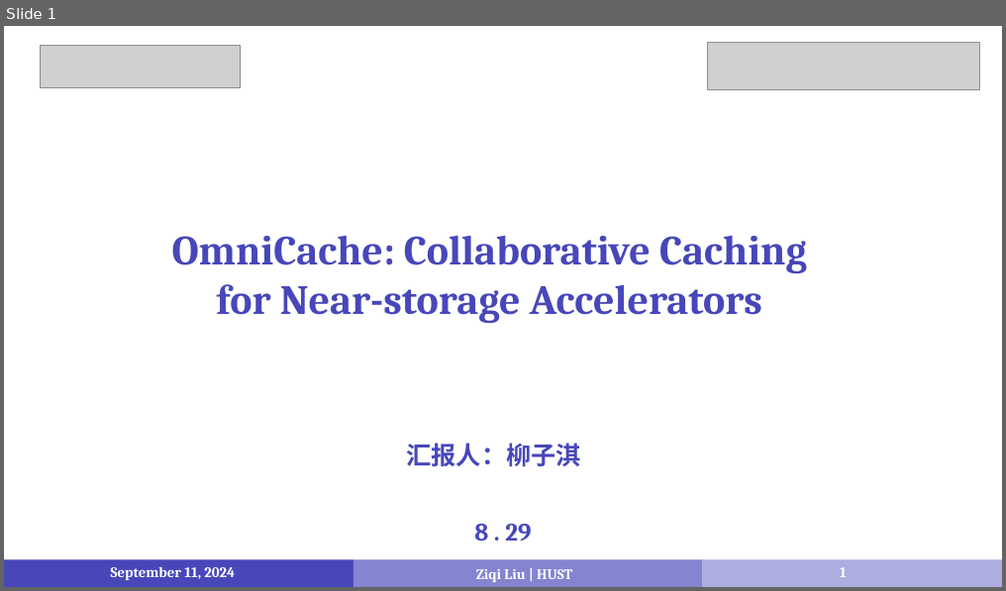
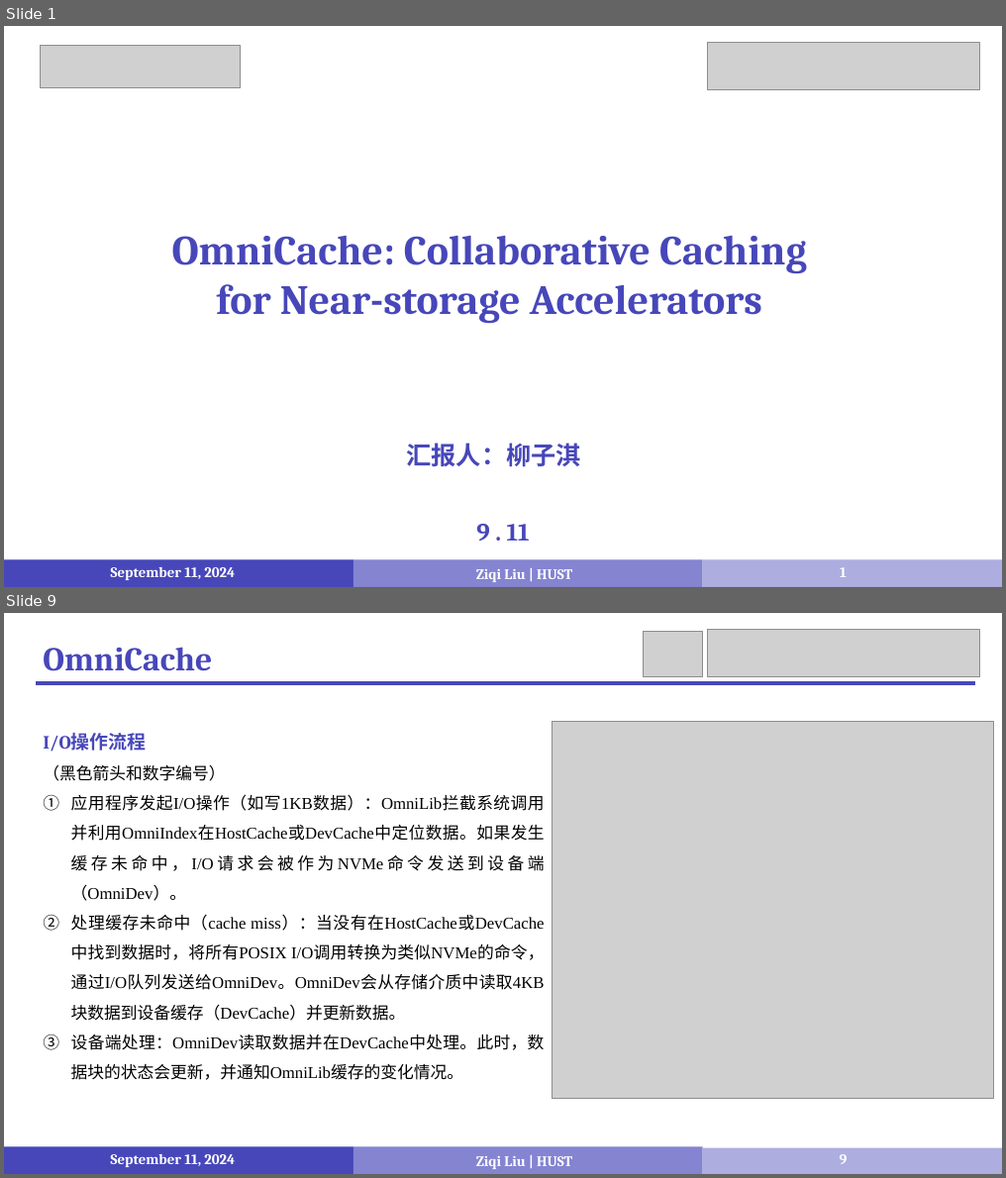
Before and after one commit to LiuziqiOvO/md, a slide deck: 4_Paper/报告/12_OmniCache.pptx. Shown one above the other, each under a label of ours: slide 1 before the commit, slides 1 and 9 after it; the slides between them are not shown. The pictures are 1006x591 and 1006x1178 pixels, drawn with LibreOffice and Linux fonts; fonts in the diff are those of the drawing; grey boxes stand for pictures. Boxes give left, top, right and bottom in pixels: in the first picture for what was removed or moved away, otherwise in the second. Text is boxed around its words. In the diff, an @@ line names an element or a change of style, - is before the commit and + after.

```diff
--- a/4_Paper/报告/12_OmniCache.pptx
+++ b/4_Paper/报告/12_OmniCache.pptx
@@ slide 9 added at (4,613,1002,1174), background #FFFFFF @@
@@ picture added at (643,631,703,676) @@
@@ picture added at (708,630,979,676) @@
@@ text added at (43,647,212,671), 32 pt, text #4747BA, bold @@
+OmniCache
@@ line added from (36, 683) to (976, 683), #4747BA 3 pt @@
@@ picture added at (552,722,994,1099) @@
@@ text added at (43,733,545,1080), 16 pt, text #000000 @@
+I/O操作流程
+（黑色箭头和数字编号）
+1. 应用程序发起I/O操作（如写1KB数据）：OmniLib拦截系统调用并利用OmniIndex在HostCache或DevCache中定位数据。如果发生缓存未命中，I/O请求会被作为NVMe命令发送到设备端（OmniDev）。
+2. 处理缓存未命中（cache miss）：当没有在HostCache或DevCache中找到数据时，将所有POSIX I/O调用转换为类似NVMe的命令，通过I/O队列发送给OmniDev。OmniDev会从存储介质中读取4KB块数据到设备缓存（DevCache）并更新数据。
+3. 设备端处理：OmniDev读取数据并在DevCache中处理。此时，数据块的状态会更新，并通知OmniLib缓存的变化情况。
@@ rectangle added at (4,1147,353,1174), fill #4747BA @@
@@ rectangle added at (353,1147,703,1174), fill #8484D1 @@
@@ text added at (111,1155,235,1167), 14 pt, text #FFFFFF, bold @@
+September 11, 2024
@@ text added at (476,1157,572,1169), 14 pt, text #FFFFFF, bold @@
+Ziqi Liu | HUST
@@ rectangle added at (703,1149,1002,1174), fill #ADADE0 @@
@@ page number added at (840,1155,847,1164), 14 pt, text #FFFFFF, bold @@
+9
@@ slide 1 changed as well @@
@@ text at (476,524,530,541): text changed @@
-8 . 29
+9 . 11
```
Also in this commit, not shown: 7 other slides changed, 14 other slides added, 6 slides removed, 5 other files.
